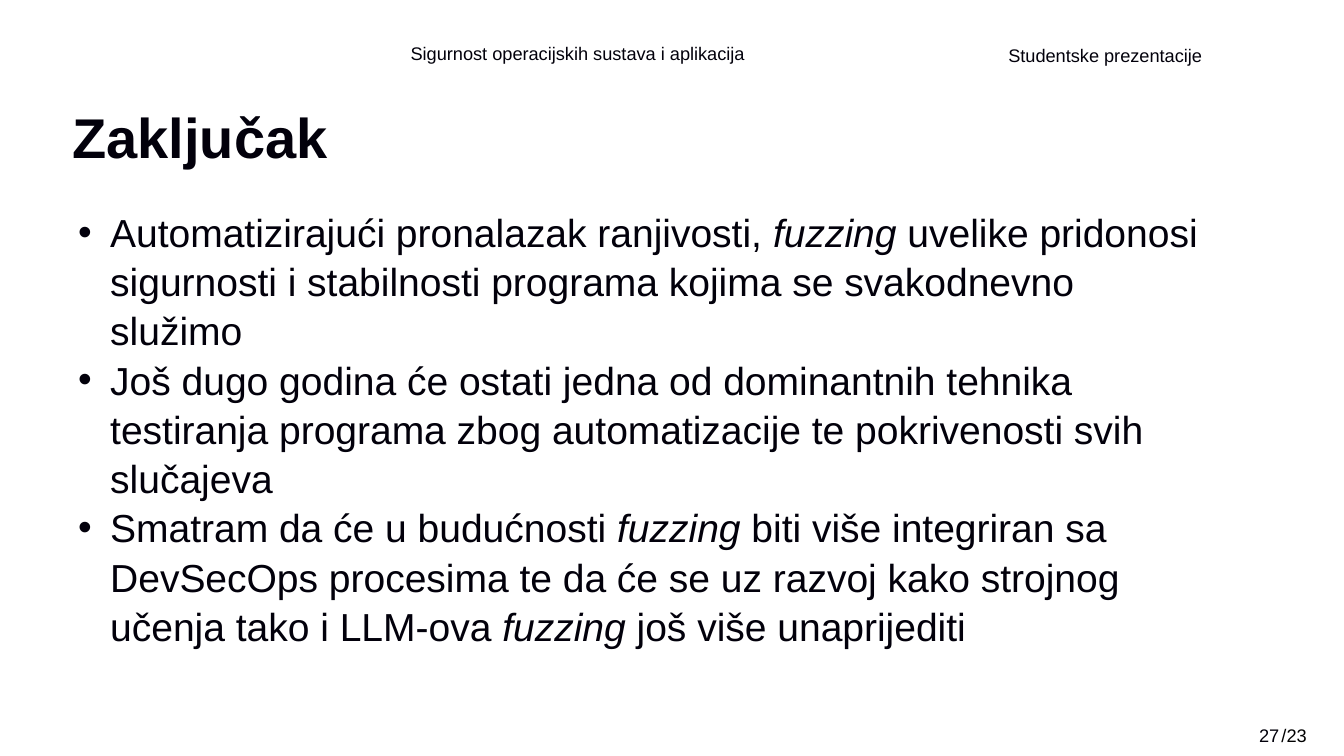
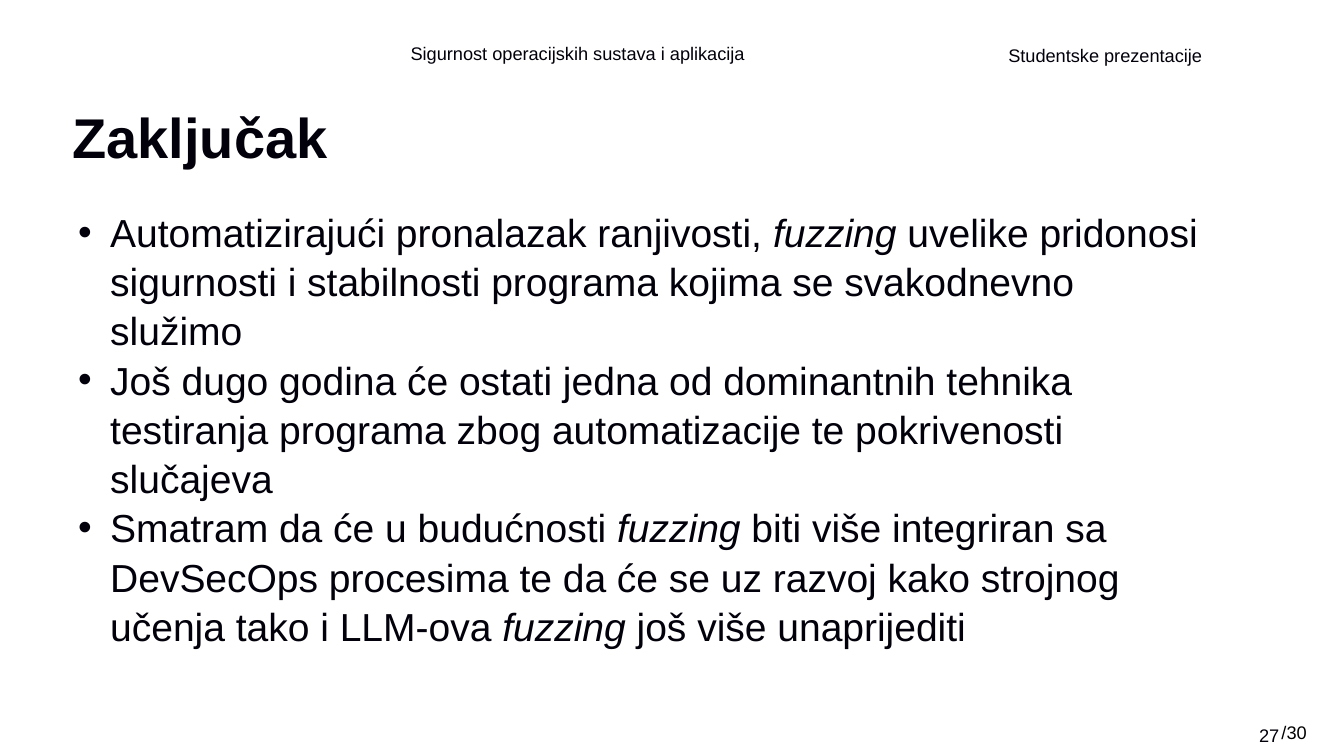
Before and after one commit to Gl1tc6/FER_diplomski, a slide deck: slide 27 of 2semestar/SOSA/SOSA Studentske prezentacije - DAK_Fuzzing.pptx. Drawn at 1344x756 pixels with LibreOffice and Linux fonts; fonts in the diff are those of the drawing; background and template pictures are left out. Boxes give left, top, right and bottom in pixels: in the first picture for what was removed or moved away, otherwise in the second. Text is boxed around its words. In the diff, an @@ line names an element or a change of style, - is before the commit and + after.

```diff
--- a/2semestar/SOSA/SOSA Studentske prezentacije - DAK_Fuzzing.pptx
+++ b/2semestar/SOSA/SOSA Studentske prezentacije - DAK_Fuzzing.pptx
@@ text at (x1=110, y1=366, x2=1072, y2=501): text changed @@
-• Još dugo godina će ostati jedna od dominantnih tehnika testiranja programa zbog automatizacije te pokrivenosti svih slučajeva
+• Još dugo godina će ostati jedna od dominantnih tehnika testiranja programa zbog automatizacije te pokrivenosti slučajeva
@@ text removed at (x1=1281, y1=728, x2=1306, y2=742) @@
-/23
@@ text added at (x1=1281, y1=725, x2=1306, y2=739), 13 pt, text #000000 @@
+/30
```
Also in this commit, not shown: 26 other slides changed, 47 other files.
